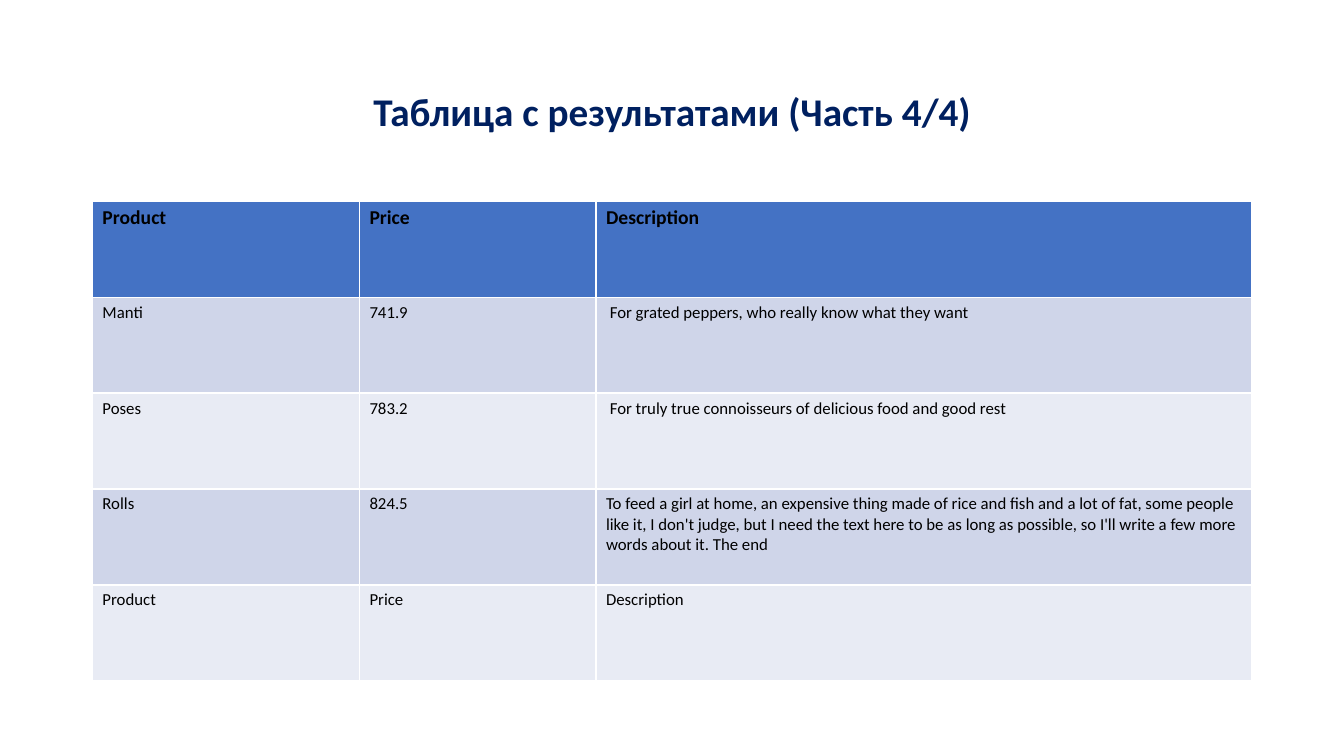
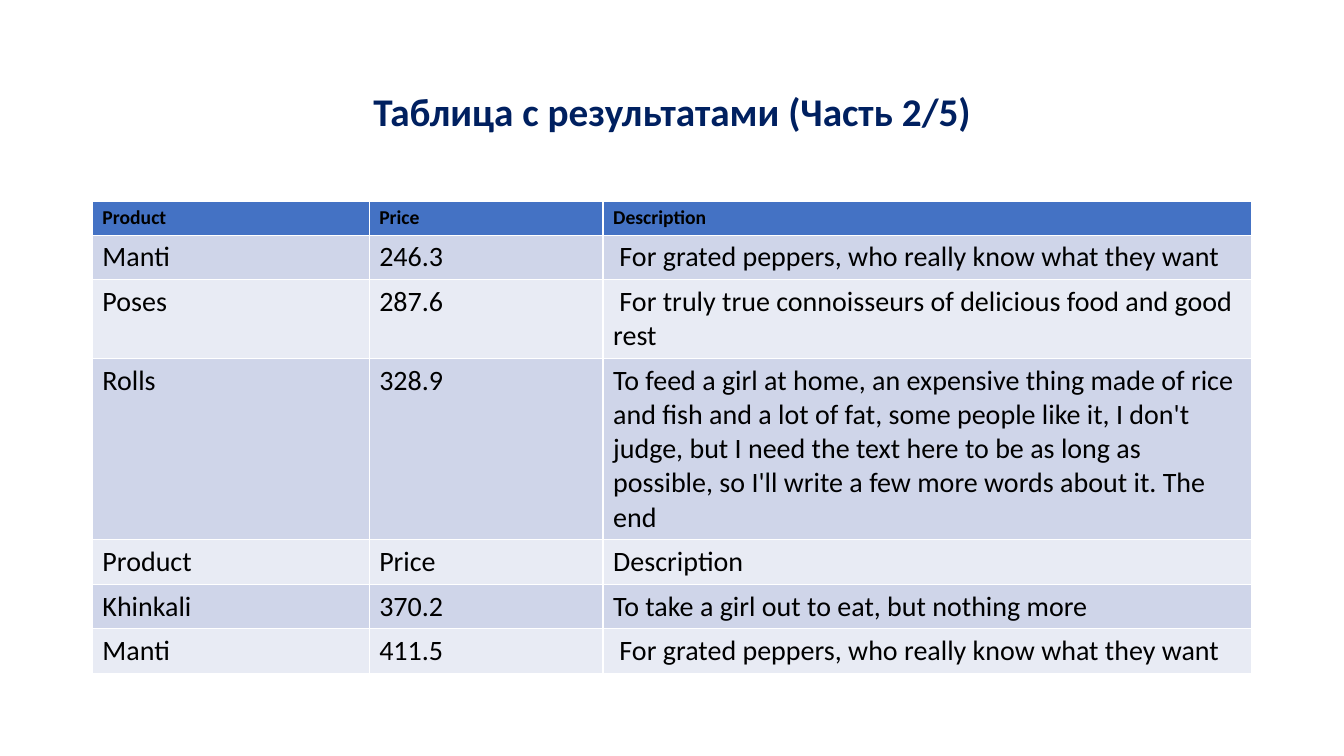
Before and after one commit to SolmirJafarovich/report_generator, a slide deck: slide 3 of generated_report.pptx (slide 5 before the commit). Drawn at 1344x756 pixels with LibreOffice and Linux fonts; fonts in the diff are those of the drawing. Boxes give left, top, right and bottom in pixels: in the first picture for what was removed or moved away, otherwise in the second. Text is boxed around its words. In the diff, an @@ line names an element or a change of style, - is before the commit and + after.

Commit message:
Table slide now more adaptive

```diff
--- a/generated_report.pptx
+++ b/generated_report.pptx
@@ title at bbox=[373, 97, 971, 133]: text changed @@
-Таблица с результатами (Часть 4/4)
+Таблица с результатами (Часть 2/5)
@@ table at bbox=[93, 202, 1252, 669] @@
-row 2, column 2: 741.9
+row 2, column 2: 246.3
-row 3, column 2: 783.2
+row 3, column 2: 287.6
-row 4, column 2: 824.5
+row 4, column 2: 328.9
+row 6: Khinkali | 370.2 | To take a girl out to eat, but nothing more
+row 7: Manti | 411.5 | For grated peppers, who really know what they want
```
Also in this commit, not shown: 3 other slides changed, 1 slide added, 5 other files.
